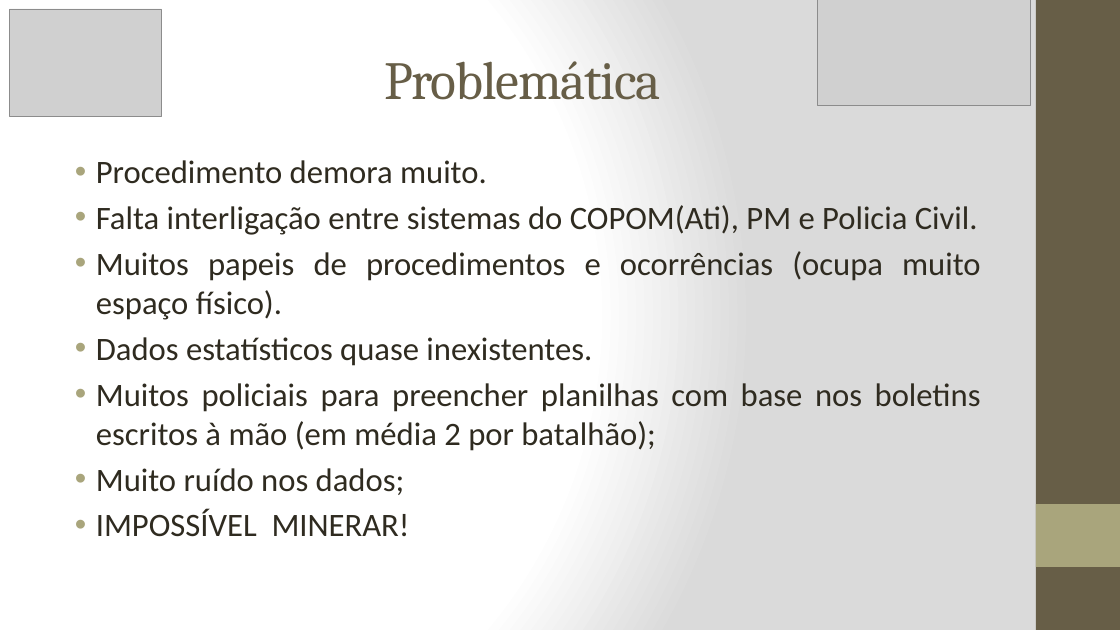
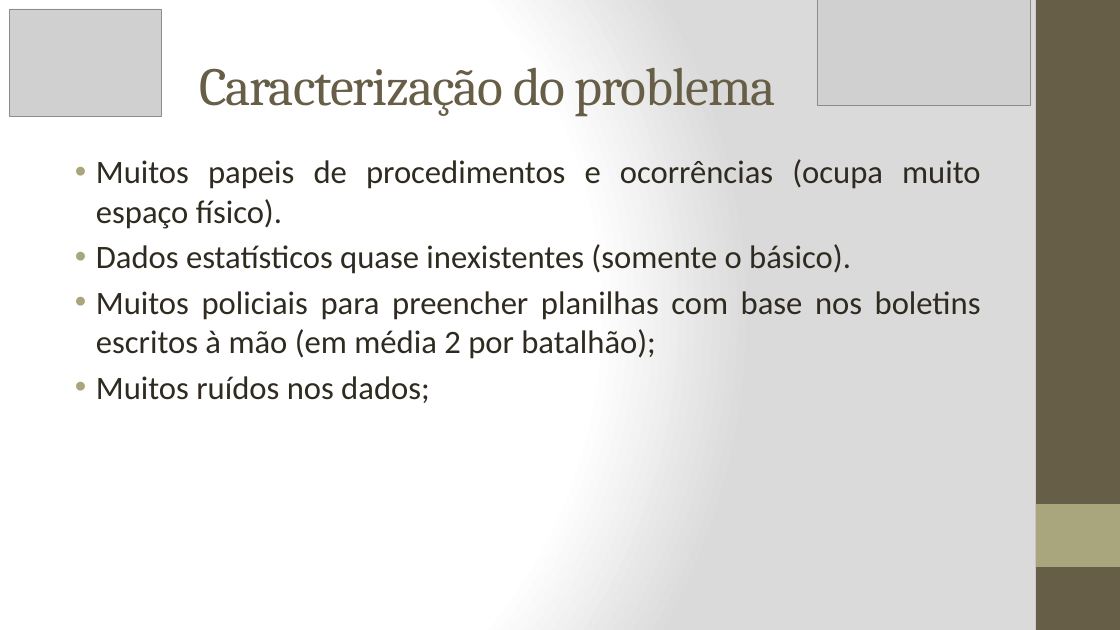
Before and after one commit to marlonscastro/estagiotcc, a slide deck: slide 5 of Apresentação_PPT.pptx (slide 9 before the commit). Drawn at 1120x630 pixels with LibreOffice and Linux fonts; fonts in the diff are those of the drawing; grey boxes stand for pictures. Boxes give left, top, right and bottom in pixels: in the first picture for what was removed or moved away, otherwise in the second. Text is boxed around its words. In the diff, an @@ line names an element or a change of style, - is before the commit and + after.

```diff
--- a/Apresentação_PPT.pptx
+++ b/Apresentação_PPT.pptx
@@ title added at (x1=199, y1=67, x2=776, y2=116), 46 pt, text #675E47 @@
+Caracterização do problema
@@ title removed at (x1=384, y1=61, x2=661, y2=100) @@
-Problemática
@@ text at (x1=96, y1=160, x2=978, y2=235): paragraphs removed @@
-• Procedimento demora muito.
-• Falta interligação entre sistemas do COPOM(Ati), PM e Policia Civil.
@@ text at (x1=96, y1=244, x2=851, y2=274): text changed @@
-• Dados estatísticos quase inexistentes.
+• Dados estatísticos quase inexistentes (somente o básico).
@@ text at (x1=96, y1=376, x2=430, y2=403): text changed @@
-• Muito ruído nos dados;
-• IMPOSSÍVEL MINERAR!
+• Muitos ruídos nos dados;
```
Also in this commit, not shown: 8 other slides changed, 9 slides added, 14 slides removed, 3 other files.
